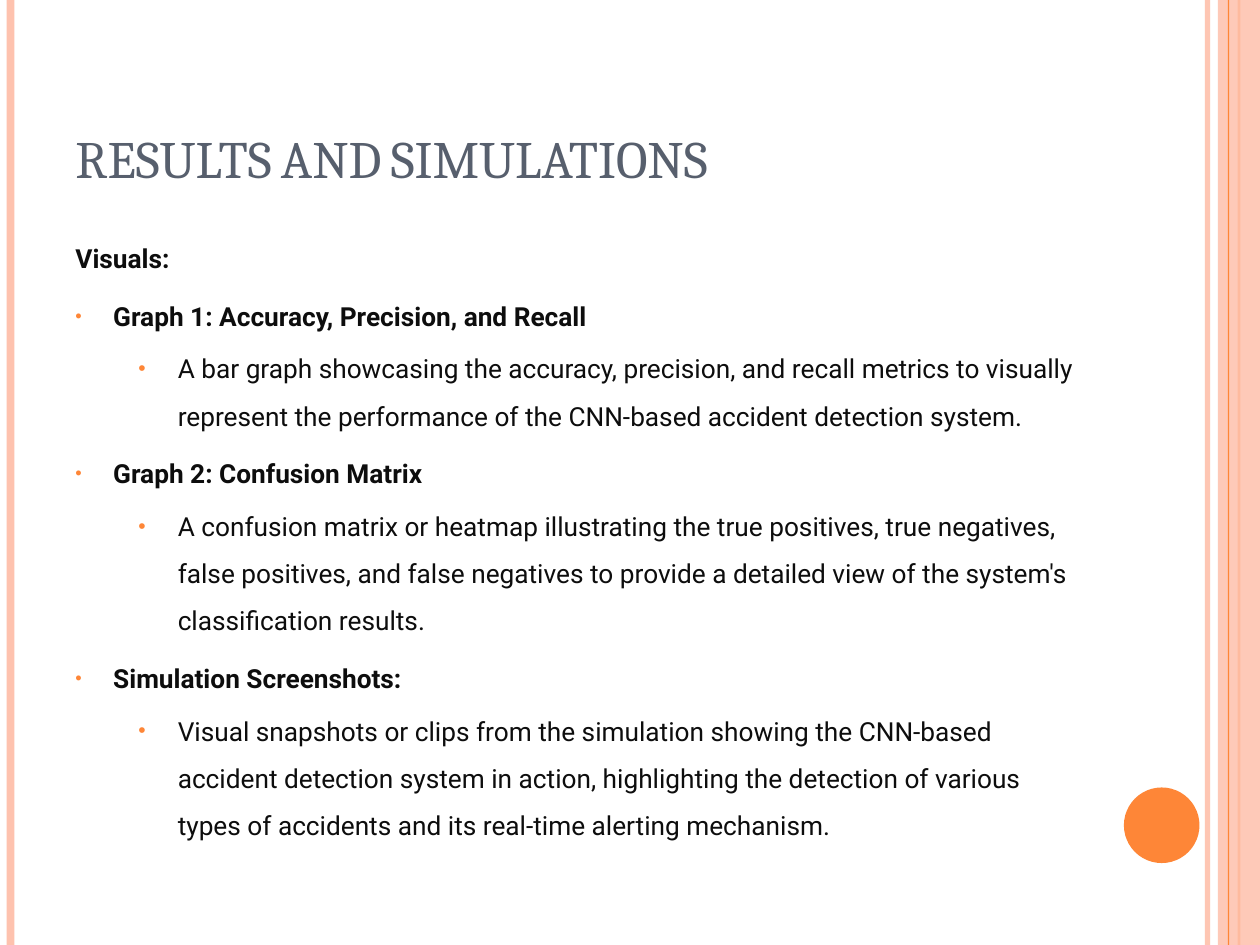
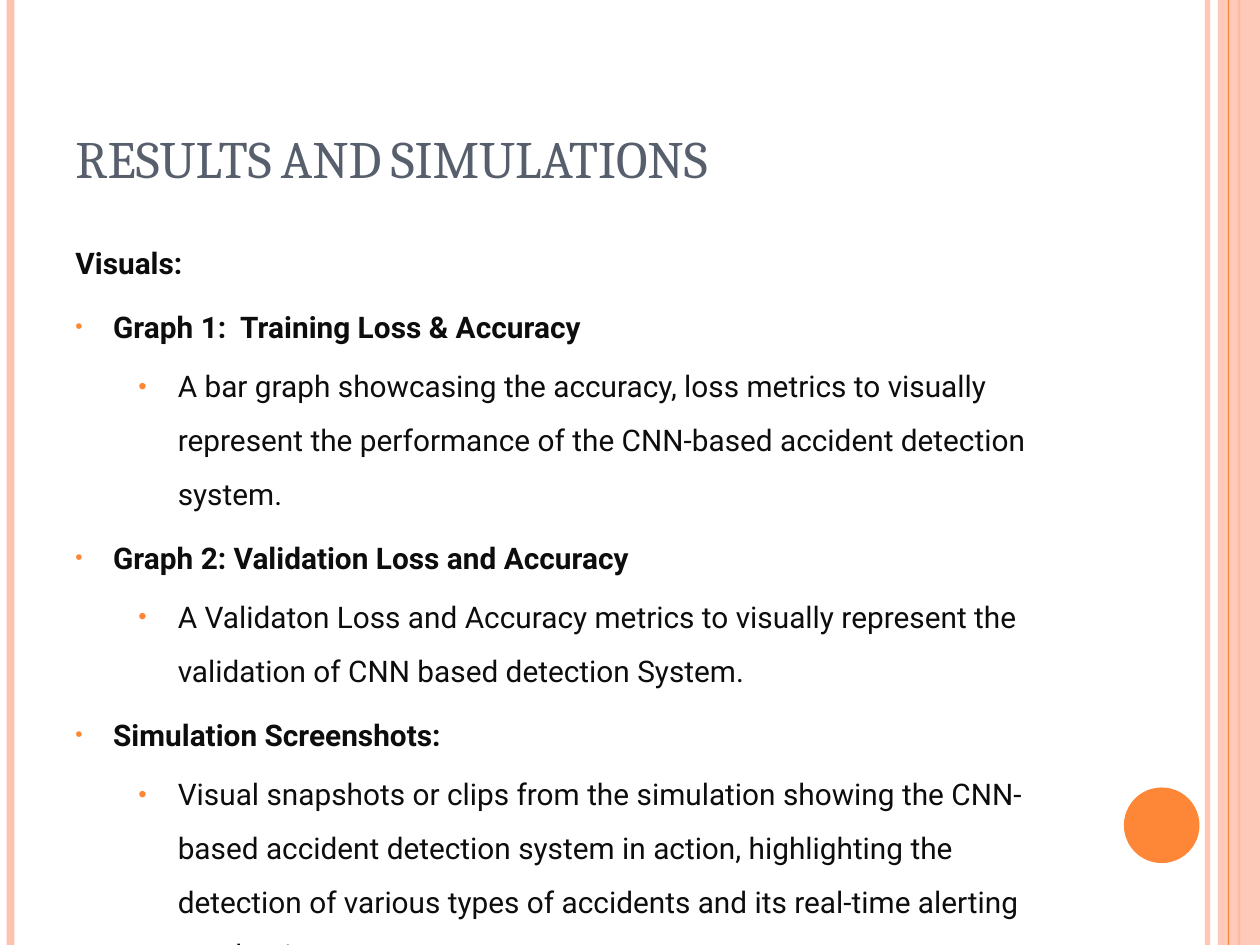
Before and after one commit to savanthreddy7/Final-Project-Increment, a slide deck: slide 18 of AccidentDetection_Using_CNN.pptx. Drawn at 1260x945 pixels with LibreOffice and Linux fonts; fonts in the diff are those of the drawing. Boxes give left, top, right and bottom in pixels: in the first picture for what was removed or moved away, otherwise in the second. Text is boxed around its words. In the diff, an @@ line names an element or a change of style, - is before the commit and + after.

```diff
--- a/AccidentDetection_Using_CNN.pptx
+++ b/AccidentDetection_Using_CNN.pptx
@@ text at [75, 251, 1021, 920]: size 15 to 17 pt in "Visuals:", "Simulation Screenshots:", "Visual snapshots or clips from the simulation ..." @@
@@ text at [113, 315, 1025, 689]: text changed; size 15 to 17 pt @@
-• Graph 1: Accuracy, Precision, and Recall
-  • A bar graph showcasing the accuracy, precision, and recall metrics to visually represent the performance of the CNN-based accident detection system.
-• Graph 2: Confusion Matrix
-  • A confusion matrix or heatmap illustrating the true positives, true negatives, false positives, and false negatives to provide a detailed view of the system's classification results.
+• Graph 1: Training Loss & Accuracy
+  • A bar graph showcasing the accuracy, loss metrics to visually represent the performance of the CNN-based accident detection system.
+• Graph 2: Validation Loss and Accuracy
+  • A Validaton Loss and Accuracy metrics to visually represent the validation of CNN based detection System.
```
Also in this commit, not shown: 10 other slides changed.
